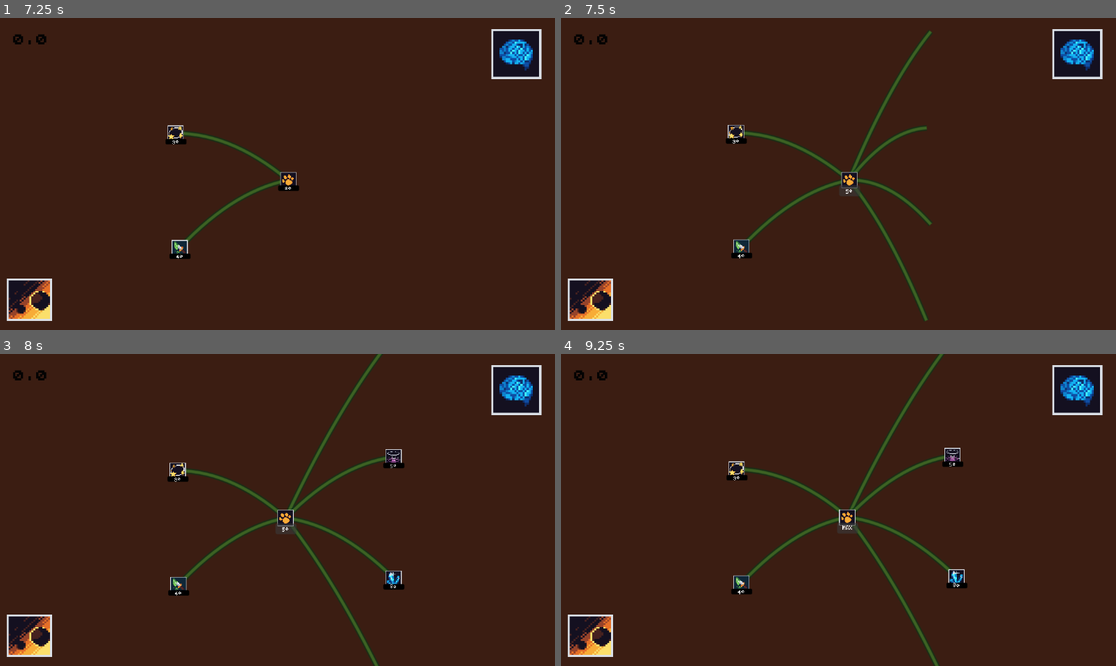
Above: before the commit, frames 1-4 (two rows, left to right).
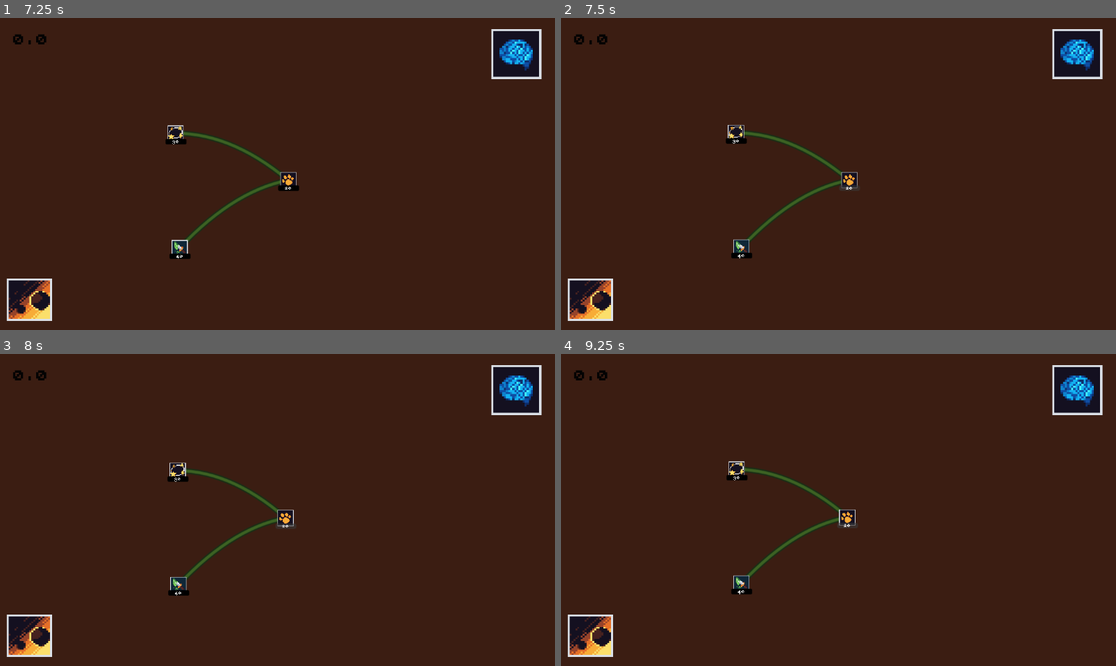
Above: after the commit, the same moments.

Repository: azizul987/Sawit-io
Game: Godot game, scene res://Scene/MainMenui.tscn
The game is run twice, just before and just after one commit, with the same random seed, the same clock (stepped at 60 frames per second) and the same inputs.
Inputs (mouse positions are in pixels of both pictures, inside the frame that each line leads up to):
- Up to frame 1 (7.25 s): click "Mulai" at 0.5 s; tap Enter at 1.25 s; move the mouse to (399, 158) at 1.27 s; hold Right (ui_right) 1.28-2 s; hold M (add_coin) 1.28-2 s; click (399, 158) at 1.42 s; click "Tambah" at 2 s; click "Kembali" at 2.75 s; click "Mulai" at 3.5 s; drag from (166, 189) to (249, 236) at 4.27 s; tap Space at 5 s; move the mouse to (333, 105) at 5.02 s; hold Right (ui_right) 5.03-5.75 s; hold E (zoom_out) 5.03-5.75 s; click "Load" at 5.75 s; click (516, 55) at 6.5 s
- Up to frame 2 (7.5 s): click "20" at 7.25 s
- Up to frame 3 (8 s): no input
- Up to frame 4 (9.25 s): click (849, 528) at 8 s, where only the run before the commit has a clickable "50"; click (849, 525) at 8.75 s, where only the run before the commit has a clickable "100"

Frame 1 is identical in both runs. In frame 2, 1.4% of the frame differs, in the area x 51-67%, y 4-98%; in frame 3, 2.1%; in frame 4, 2.1%, in the area x 50-74%, y 0-100%.

Commit message:
fix  skill bug

Diff:
--- a/Logic/Data Templete/Data/ress/Wilayah3.tres
+++ b/Logic/Data Templete/Data/ress/Wilayah3.tres
@@ -7,6 +7,7 @@
 id_wilayah = &"3"
 nama_wilayah = "Wilayah_3"
 tipe_wilayah = 2
+terbuka_default = true
 warna_terkunci = Color(0.14395389, 0.60511005, 0.829798, 1)
 skala_button = 5.0
 metadata/_custom_type_script = "uid://b231hp4nl4apw"
--- a/Logic/skrip/map.gd
+++ b/Logic/skrip/map.gd
@@ -35,13 +35,19 @@
 	if polygon == null:
 		return
 
+	var data: Wilayah = wilayah.get("data")
+	if data == null:
+		return
+
+	if data.terbuka_default:
+		return
+
 	var button := btn_templete.instantiate() as Button
 	wilayah.add_child(button)
 
-	var data: Wilayah = wilayah.get("data")
 	var skala: float = data.skala_button if data != null else 1.0
 
-	button.text = ambil_nama_wilayah(wilayah)
+	button.text =str(wilayah.data.harga)
 	button.top_level = true
 	button.clip_text = false
 	button.focus_mode = Control.FOCUS_NONE
@@ -50,24 +56,11 @@
 	button.size = button.get_minimum_size()
 	button.pivot_offset = button.size * 0.5
 	button.scale = Vector2(skala, skala)
-	button.pressed.connect(_on_skill_button_pressedd.bind(wilayah))
+	button.pressed.connect(_on_skill_button_pressedd.bind(wilayah,button))
 
 	var center_global := ambil_center_polygon_global(polygon)
 	var ukuran_setelah_scale := button.size * skala
 	button.global_position = center_global - ukuran_setelah_scale * 0.5
-
-func ambil_nama_wilayah(wilayah: Node) -> String:
-	var data = wilayah.get("data")
-
-	if data == null:
-		return wilayah.name
-
-	var nama = data.get("nama_wilayah")
-
-	if nama == null or nama == "":
-		return wilayah.name
-
-	return str(nama)
 
 
 func ambil_center_polygon_global(polygon: Polygon2D) -> Vector2:
@@ -114,10 +107,11 @@
 
 	return polygon.global_transform * center_local
 
-func _on_skill_button_pressedd(wilayah):
-	var data_wilayah: Wilayah = wilayah.data as Wilayah
-
-	data_wilayah.terbuka_default = true
-	wilayah.perbarui_tampilan()
-
-	SaveManager.save_status_wilayah(daftar_wilayah)
+func _on_skill_button_pressedd(wilayah:Node,button:Button):
+	var data_wilayah: Wilayah = wilayah.data
+	if  data_wilayah.harga<=Point.point:
+		data_wilayah.terbuka_default = true
+		wilayah.perbarui_tampilan()
+		SaveManager.save_status_wilayah(daftar_wilayah)
+		button.queue_free()
+	#wilayah.chilasd hapus button harag ya
--- a/Logic/skrip/skiil_canvas.gd
+++ b/Logic/skrip/skiil_canvas.gd
@@ -1,4 +1,4 @@
-@tool
+#@tool
 extends Control
 
 @onready var templete_button=preload("res://Logic/object_For_skrip/tempelete_button.tscn")
@@ -116,20 +116,18 @@
 func _on_skill_button_pressedd(skil_id):
 	var select_btn=buttons_by_id.get(skil_id) as Control
 	var targetSkill:skill=skill_database.get_skill_by_id(skil_id)
-	#print("skill level is ",targetSkill.level)
 	if targetSkill.level>=targetSkill.cost.size():
 		return
 	#print(skil_id)
 	if targetSkill.cost[targetSkill.level]<=Point.point:
 		Point.remove_point(targetSkill.cost[targetSkill.level])
-		print(targetSkill.level)
-	if targetSkill.level < targetSkill.cost.size():
-		targetSkill.level += 1
-		if targetSkill.level >= targetSkill.cost.size():
-			select_btn.get_node("Buy").text = "MAX"
-		else:
-			select_btn.get_node("Buy").text = str(targetSkill.cost[targetSkill.level])
-		SaveManager.save_skill_level(skill_database)
+		if targetSkill.level < targetSkill.cost.size():
+			targetSkill.level += 1
+			if targetSkill.level >= targetSkill.cost.size():
+				select_btn.get_node("Buy").text = "MAX"
+			else:
+				select_btn.get_node("Buy").text = str(targetSkill.cost[targetSkill.level])
+		#SaveManager.save_skill_level(skill_database)
 		for data in skill_database.skills:
 			if data == null:
 				continue
@@ -147,6 +145,7 @@
 				unlock_skill_animated(data.id, new_btn)
 		queue_redraw()
 		SaveManager.save_skill_level(skill_database)
+		SaveManager.save_game()
 	else:
 		#print("uang kurang")
 		#print(Point.point)
--- a/Scene/main.tscn
+++ b/Scene/main.tscn
@@ -5,6 +5,7 @@
 [ext_resource type="Script" uid="uid://dvn5kf0qm1qq8" path="res://Logic/skrip/policoly.gd" id="2_2wwxx"]
 [ext_resource type="Texture2D" uid="uid://waqgwxuccu6e" path="res://temp tekture/peta-sumatera.jpeg" id="2_sblpm"]
 [ext_resource type="PackedScene" uid="uid://cxv7ow360bpqu" path="res://Ui/Ui_Main.tscn" id="5_3amdw"]
+[ext_resource type="Resource" uid="uid://n1ai2teu4848" path="res://Logic/Data Templete/Data/ress/Wilayah1.tres" id="5_3pt4j"]
 [ext_resource type="Script" uid="uid://dwkfvo7lurs2s" path="res://Logic/skrip/Main__Camera.gd" id="6_ow1sv"]
 [ext_resource type="Resource" uid="uid://bro64h6u8ho16" path="res://Logic/Data Templete/Data/ress/Wilayah3.tres" id="8_3pt4j"]
 [ext_resource type="Resource" uid="uid://bnskm3qucgb6k" path="res://Logic/Data Templete/Data/ress/jambi.tres" id="9_7y4ci"]
@@ -67,6 +68,8 @@
 uv = PackedVector2Array(12, 10, 12, -2, 18, -8, 23, -11, 23, -20, 44, -22, 53, -21, 63, -21, 63, -11, 66, -6, 79, 8, 84, 18, 84, 22, 79, 26, 74, 33, 49, 36, 42, 41, 36, 41, 32, 27)
 
 [node name="wilayah1" type="Area2D" parent="map/Sumatera Selatan/Kab3" unique_id=1038290269]
+script = ExtResource("1_f6udf")
+data = ExtResource("5_3pt4j")
 
 [node name="Polygon2D" type="Polygon2D" parent="map/Sumatera Selatan/Kab3/wilayah1" unique_id=1278172691]
 position = Vector2(-23.165512, -21.17147)
--- a/Ui/label.gd
+++ b/Ui/label.gd
@@ -5,7 +5,7 @@
 
 
 func _ready() -> void:
-	pass
+	SaveManager.load_game()
 # Called every frame. 'delta' is the elapsed time since the previous frame.
 func _process(delta: float) -> void:
 	skor.text=str(Point.point)
@@ -33,11 +33,28 @@
 
 
 func _on_texture_button_pressed() -> void:
-	#if is_in_scene("")
-	if get_tree().current_scene.name=="Main":
-		get_tree().change_scene_to_file("res://Ui/skill_tree.tscn")
+	var current_scene := get_tree().current_scene
+
+	if current_scene == null:
+		return
+
+	var current_path := current_scene.scene_file_path
+	var target_path: String
+
+	if current_path == "res://Scene/main.tscn":
+		target_path = "res://Ui/skill_tree.tscn"
+	elif current_path == "res://Ui/skill_tree.tscn":
+		target_path = "res://Scene/main.tscn"
 	else:
-		get_tree().change_scene_to_file("res://Scene/main.tscn")
+		push_error("Scene tidak dikenali: " + current_path)
+		return
+
+	SaveManager.save_game()
+
+	var error := get_tree().change_scene_to_file(target_path)
+
+	if error != OK:
+		push_error("Gagal membuka scene: " + target_path)
 
 
 func _input(event: InputEvent) -> void:
